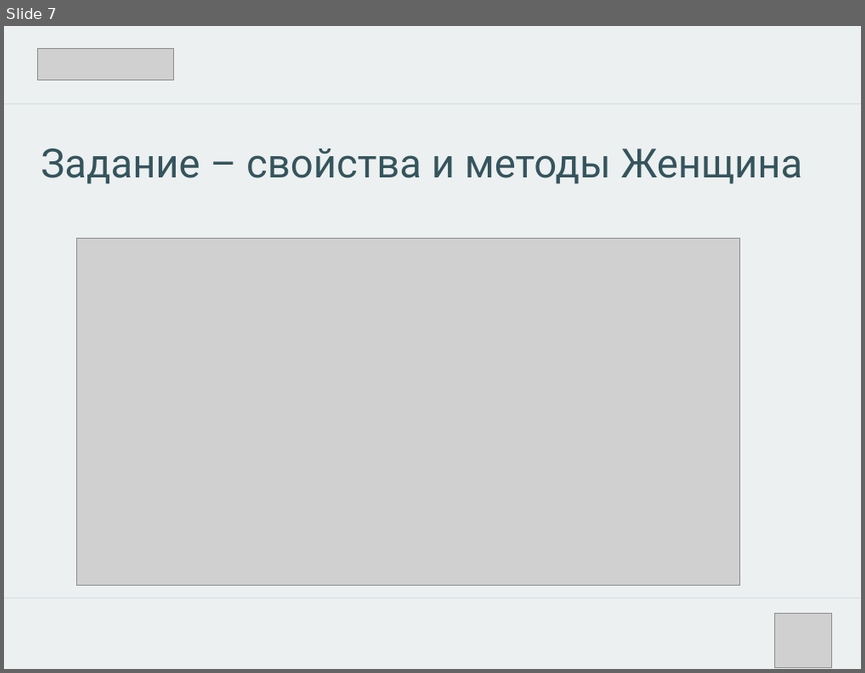
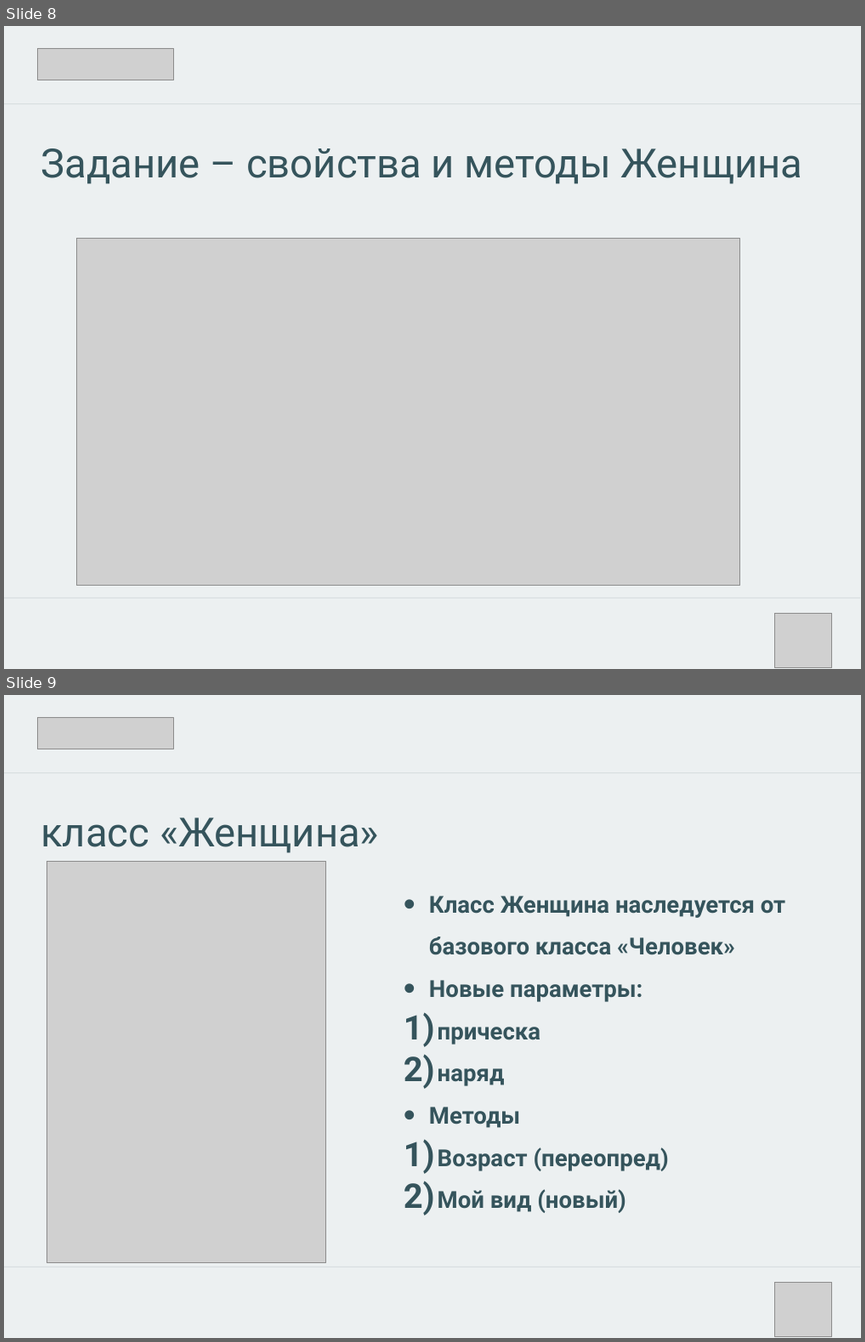
Before and after one commit to walerij/v3, a slide deck: презентация 2.pptx. Shown one above the other, each under a label of ours: slide 7 before the commit, slides 8 and 9 after it. The pictures are 865x673 and 865x1342 pixels, drawn with LibreOffice and Linux fonts; fonts in the diff are those of the drawing; grey boxes stand for pictures. Boxes give left, top, right and bottom in pixels: in the first picture for what was removed or moved away, otherwise in the second. Text is boxed around its words. In the diff, an @@ line names an element or a change of style, - is before the commit and + after.

```diff
--- a/презентация 2.pptx
+++ b/презентация 2.pptx
@@ slide 9 added at [4,695,861,1338], background #ECF0F1 @@
@@ picture added at [38,717,173,749] @@
@@ line added from (4, 772) to (861, 772), #35545C 1 pt @@
@@ text added at [41,817,379,853], 48 pt, text #35545C @@
+класс «Женщина»
@@ picture added at [46,862,326,1263] @@
@@ text added at [429,896,785,1213], 28 pt, text #35545C, bold @@
+• Класс Женщина наследуется от базового класса «Человек»
+• Новые параметры:
+1) прическа
+2) наряд
+• Методы
+1) Возраст (переопред)
+2) Мой вид (новый)
@@ line added from (4, 1267) to (860, 1267), #35545C 1 pt @@
@@ picture added at [775,1282,832,1337] @@
@@ what was slide 7 is now slide 8 @@
```
Also in this commit, not shown: 6 other slides added, 3 slides removed, 6 other files.
